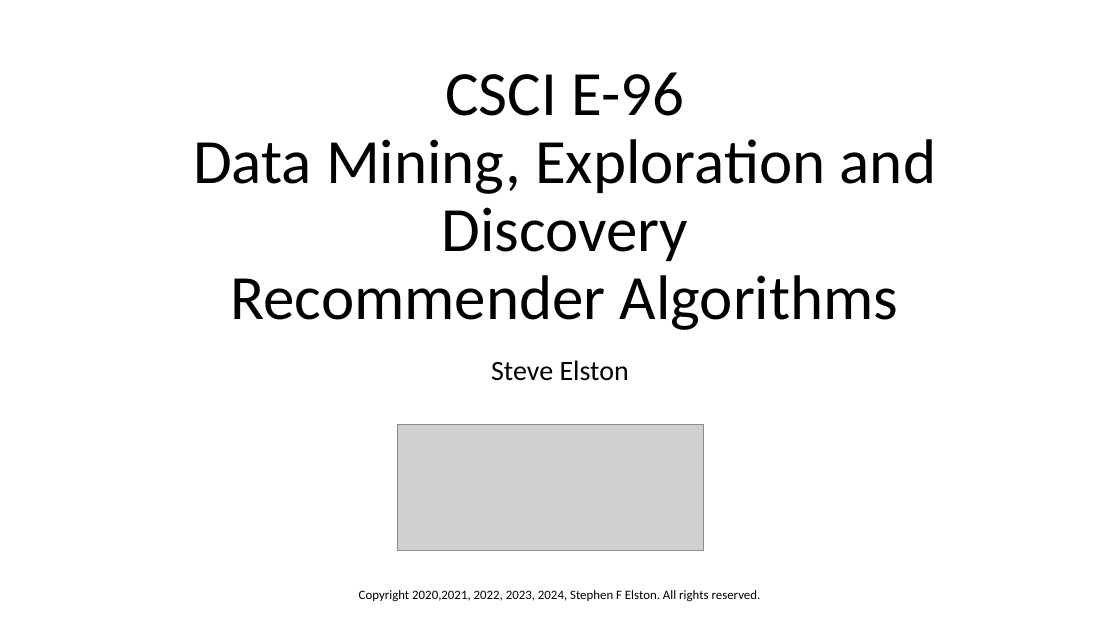
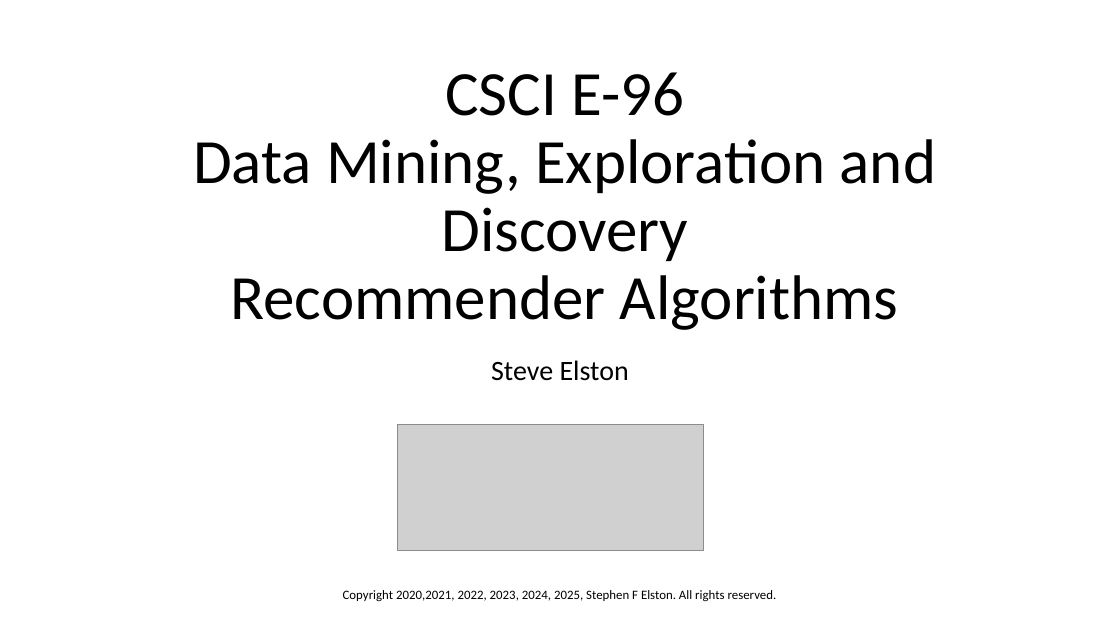
Before and after one commit to tenevian/Harvard-SSP-Data-Mining, a slide deck: slide 1 of slides/7_RecommenderSystems.pptx. Drawn at 1120x630 pixels with LibreOffice and Linux fonts; fonts in the diff are those of the drawing; grey boxes stand for pictures. Boxes give left, top, right and bottom in pixels: in the first picture for what was removed or moved away, otherwise in the second. Text is boxed around its words. In the diff, an @@ line names an element or a change of style, - is before the commit and + after.

```diff
--- a/slides/7_RecommenderSystems.pptx
+++ b/slides/7_RecommenderSystems.pptx
@@ text at [343, 590, 777, 602]: text changed @@
-Copyright 2020,2021, 2022, 2023, 2024, Stephen F Elston. All rights reserved.
+Copyright 2020,2021, 2022, 2023, 2024, 2025, Stephen F Elston. All rights reserved.
```
Also in this commit, not shown: 12 other slides changed, 3 slides added.
